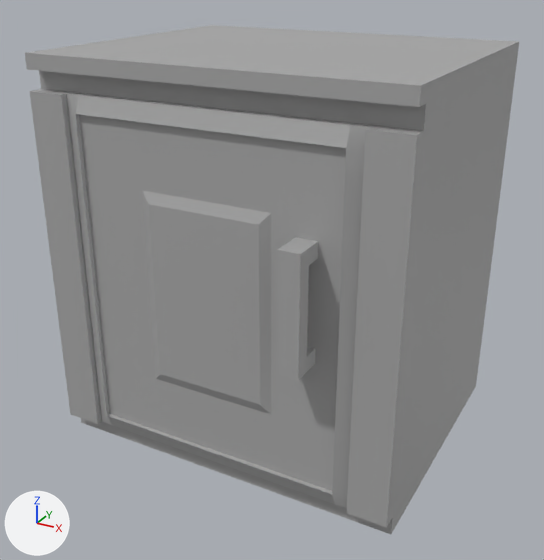
An edit to the FBX model RunningLateGame/Assets/Models/kitchenCounterCabinate.fbx, drawn before and after from the same camera.
Both versions are drawn from a 50 mm lens placed at (1.476, 0.497, 1.005), pointed at (0.759, 1.8, 0.354). The lights are fixed; the arrows at lower left show +X, +Y and +Z. Where no turn or scale is listed for an object, it has been applied to the vertices.

Names of what the first picture shows: 'case2', 'door'.
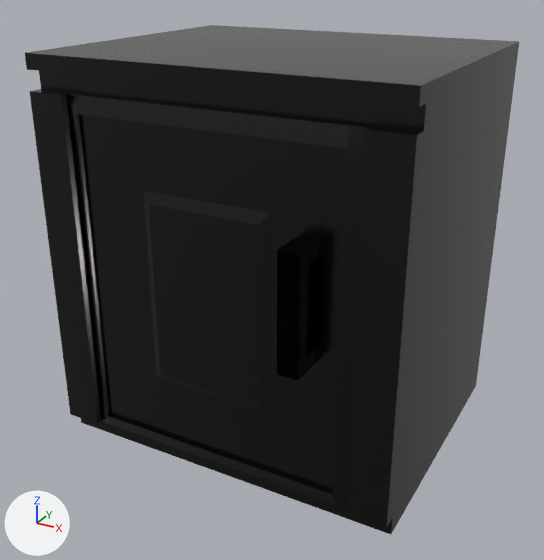
What differs and where, as boxes (x1, y1, x2, y2) in the pictures (544 x 560 px):
'case2', recoloured
    both: (25, 25, 519, 534)
'door', recoloured (grey to black)
    both: (66, 92, 373, 508)

Patch to the scene script:
```diff
--- a/RunningLateGame/Assets/Models/kitchenCounterCabinate.fbx.py
+++ b/RunningLateGame/Assets/Models/kitchenCounterCabinate.fbx.py
@@ img_trimsheet_modular_assets_standardsurface1_metallicsmoothness_1001_png @@
+img_trimsheet_modular_assets_standardsurface1_metallicsmoothness_1001_png = load_image('trimsheet_modular_assets_standardSurface1_MetallicSmoothness.1001.png', '../../../Modelling/Exports/Trimsheets/trimsheet_for_master_assets/trimsheet_modular_assets_standardSurface1_MetallicSmoothness.1001.png', 2048, 2048, 'Non-Color')
@@ mat_aistandardsurface1 @@
+mat_aistandardsurface1 = bpy.data.materials.new('aiStandardSurface1')
+mat_aistandardsurface1.use_nodes = True; mat_aistandardsurface1.node_tree.nodes.clear()
+_N = mat_aistandardsurface1.node_tree.nodes; _L = mat_aistandardsurface1.node_tree.links
+n0 = _N.new('ShaderNodeBsdfPrincipled'); n0.name = 'Principled BSDF'
+n0.inputs[0].default_value = (0.0, 0.0, 0.0, 1.0)  # 'Base Color', black #000000
+n0.inputs[2].default_value = 0.2  # 'Roughness'
+n1 = _N.new('ShaderNodeOutputMaterial'); n1.name = 'Material Output'
+n2 = _N.new('ShaderNodeTexImage'); n2.name = 'Image Texture'
+n2.image = img_trimsheet_modular_assets_standardsurface1_metallicsmoothness_1001_png
+_L.new(n2.outputs[0], n0.inputs[1])  # 'Color' to 'Metallic'
+_L.new(n0.outputs[0], n1.inputs[0])  # 'BSDF' to 'Surface'
@@ me_mesh @@
 me_mesh.from_pydata(...)  # 221 vertices, 214 faces; spans x 0.0..0.6, y -0.056..0.03, z 0.0..0.72
-me_mesh.materials.append(mat_standardsurface1)  # grey #aaaaaa
+me_mesh.materials.append(mat_aistandardsurface1)
@@ me_mesh_002 @@
 me_mesh_002.from_pydata(...)  # 260 vertices, 258 faces; spans x 0.0..0.759, y -0.63..0.0, z 0.0..0.83
-me_mesh_002.materials.append(mat_standardsurface1)  # grey #aaaaaa
+me_mesh_002.materials.append(mat_aistandardsurface1)
```
